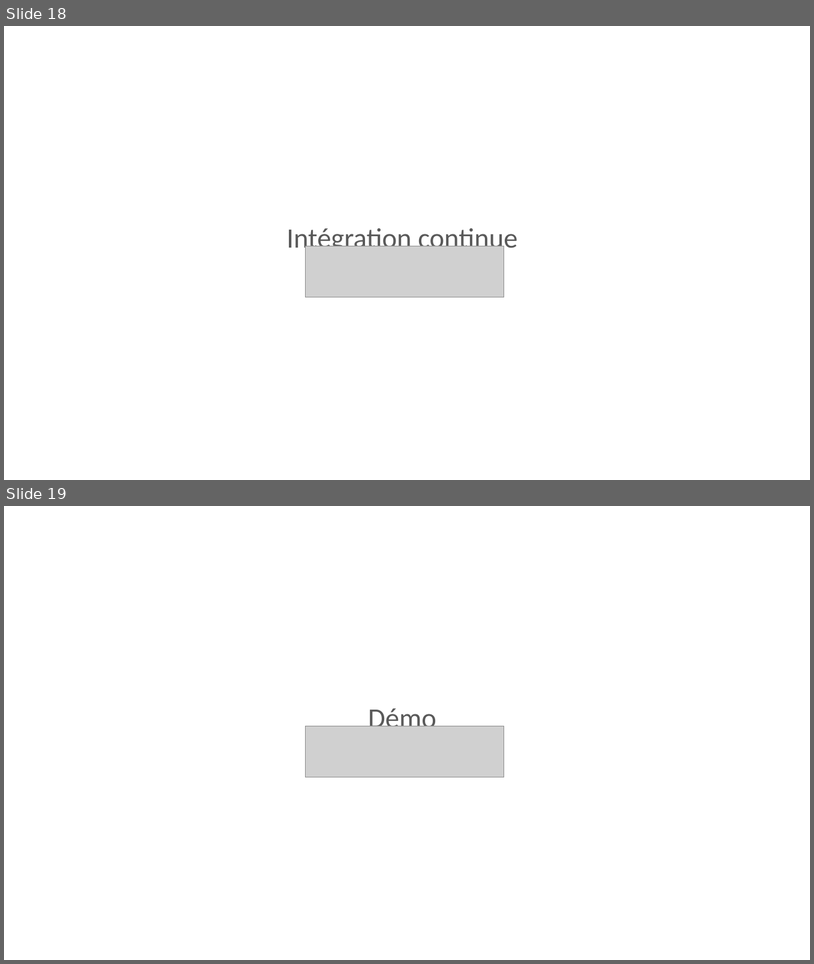
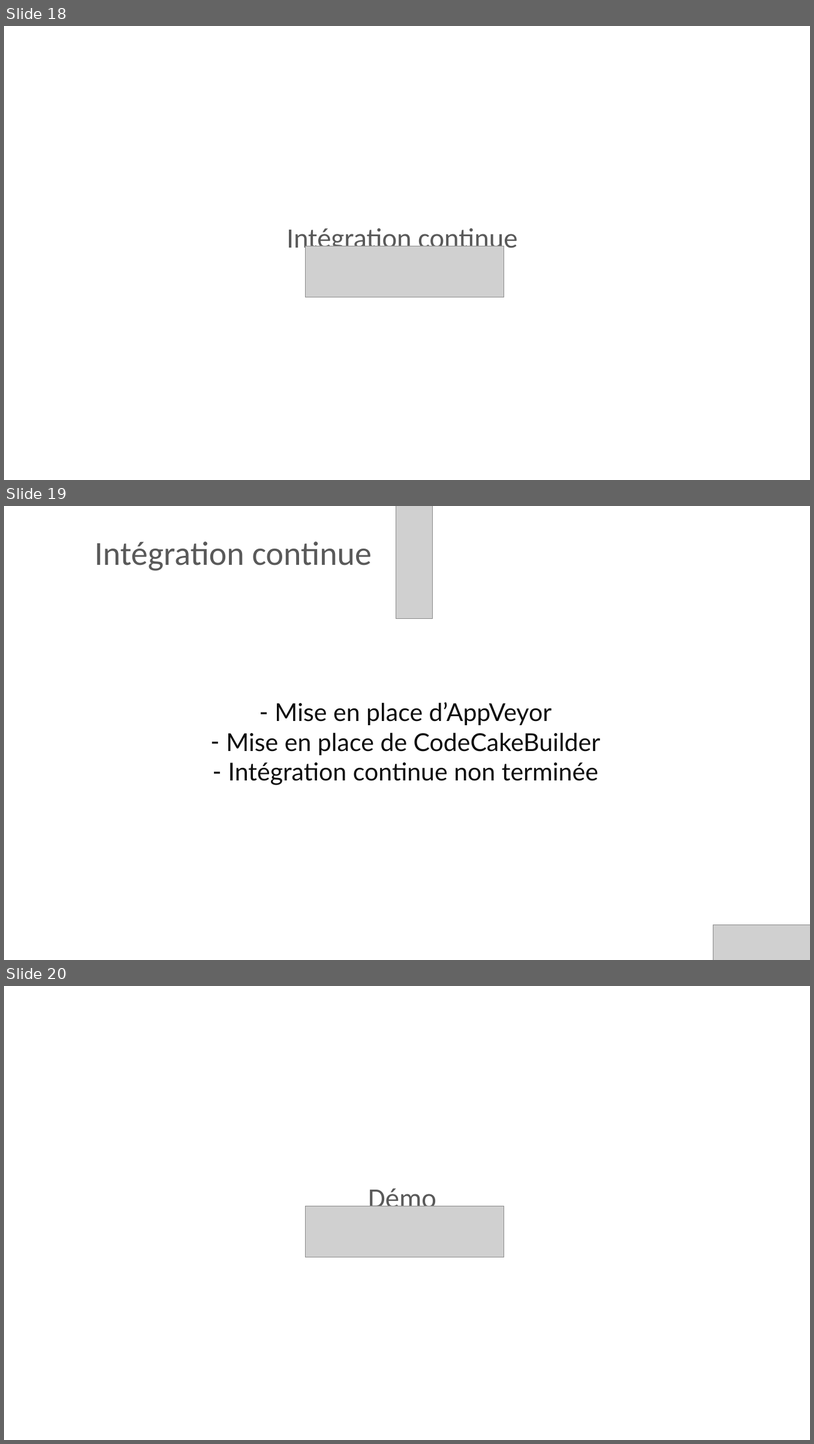
Before and after one commit to val92130/Wander, a slide deck: Documentation/Presentations/Iteration 1 - Wander.pptx. Shown one above the other, each under a label of ours: slides 18 and 19 before the commit, slides 18, 19 and 20 after it. The pictures are 814x964 and 814x1444 pixels, drawn with LibreOffice and Linux fonts; fonts in the diff are those of the drawing; grey boxes stand for pictures; background and template pictures are left out. Boxes give left, top, right and bottom in pixels: in the first picture for what was removed or moved away, otherwise in the second. Text is boxed around its words. In the diff, an @@ line names an element or a change of style, - is before the commit and + after.

```diff
--- a/Documentation/Presentations/Iteration 1 - Wander.pptx
+++ b/Documentation/Presentations/Iteration 1 - Wander.pptx
@@ slide 19 added at (4, 506, 810, 960), background picture (left out) @@
@@ picture added at (396, 506, 432, 618) @@
@@ text added at (95, 541, 372, 571), 60 pt, text #595959 @@
+Intégration continue
@@ text added at (226, 702, 601, 785), 44 pt, text #0D0D0D @@
+– Mise en place d’AppVeyor
+– Mise en place de CodeCakeBuilder
+– Intégration continue non terminée
@@ picture added at (713, 924, 810, 960) @@
@@ what was slide 19 is now slide 20 @@
```
Also in this commit, not shown: 2 slides changed, 28 slides removed, 2 other files.
